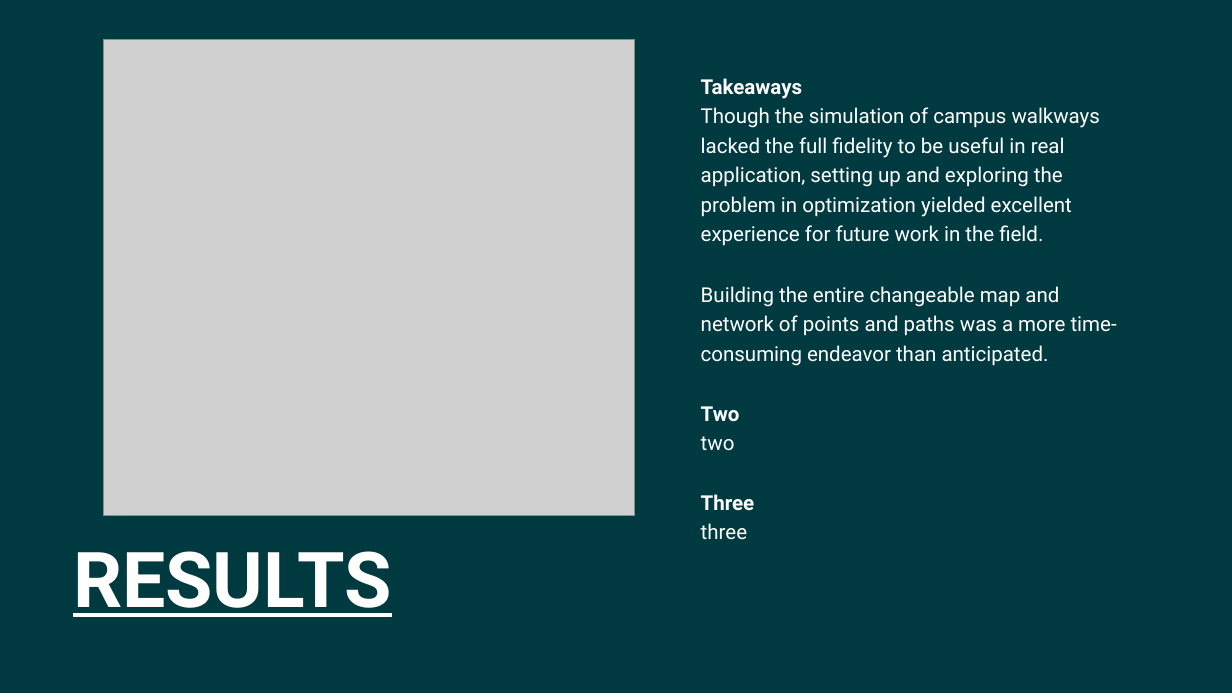
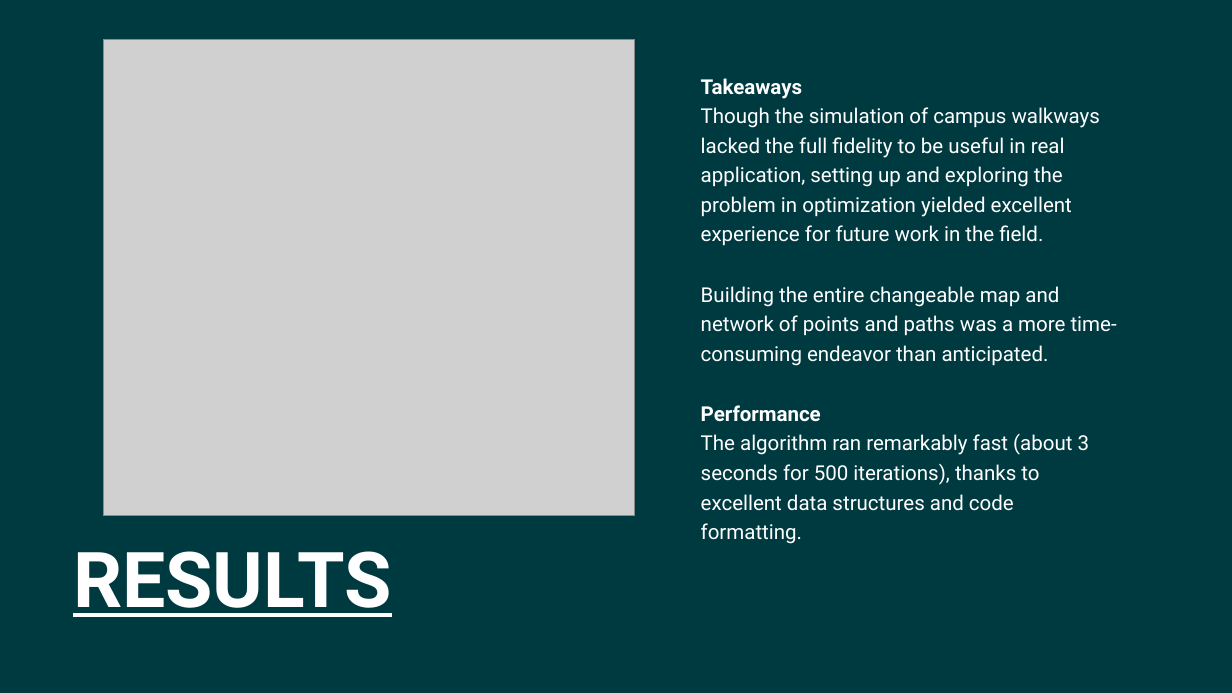
Before and after one commit to AleRicWil/OptProj2026, a slide deck: slide 11 of presentation.pptx. Drawn at 1232x693 pixels with LibreOffice and Linux fonts; fonts in the diff are those of the drawing; grey boxes stand for pictures. Boxes give left, top, right and bottom in pixels: in the first picture for what was removed or moved away, otherwise in the second. Text is boxed around its words. In the diff, an @@ line names an element or a change of style, - is before the commit and + after.

```diff
--- a/presentation.pptx
+++ b/presentation.pptx
@@ text at (701,405,1090,544): text changed; bold off @@
-Two
-two
-Three
-three
+Performance
+The algorithm ran remarkably fast (about 3 seconds for 500 iterations), thanks to excellent data structures and code formatting.
```
Also in this commit, not shown: 1 other slide changed.
